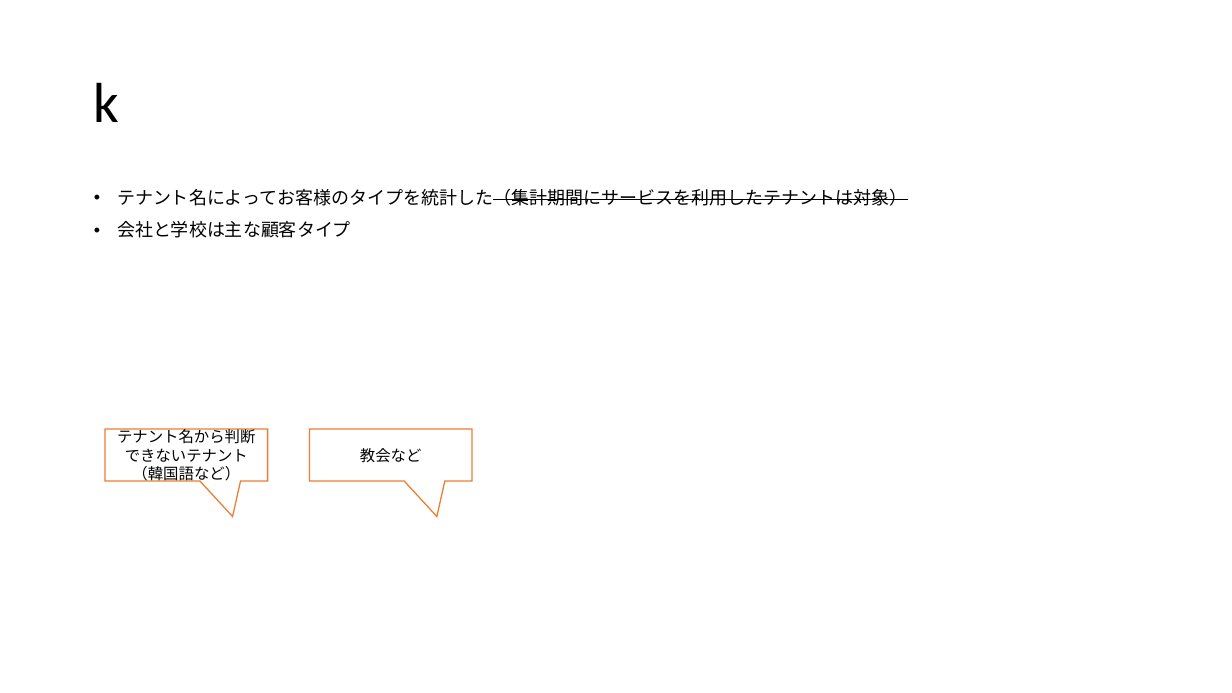
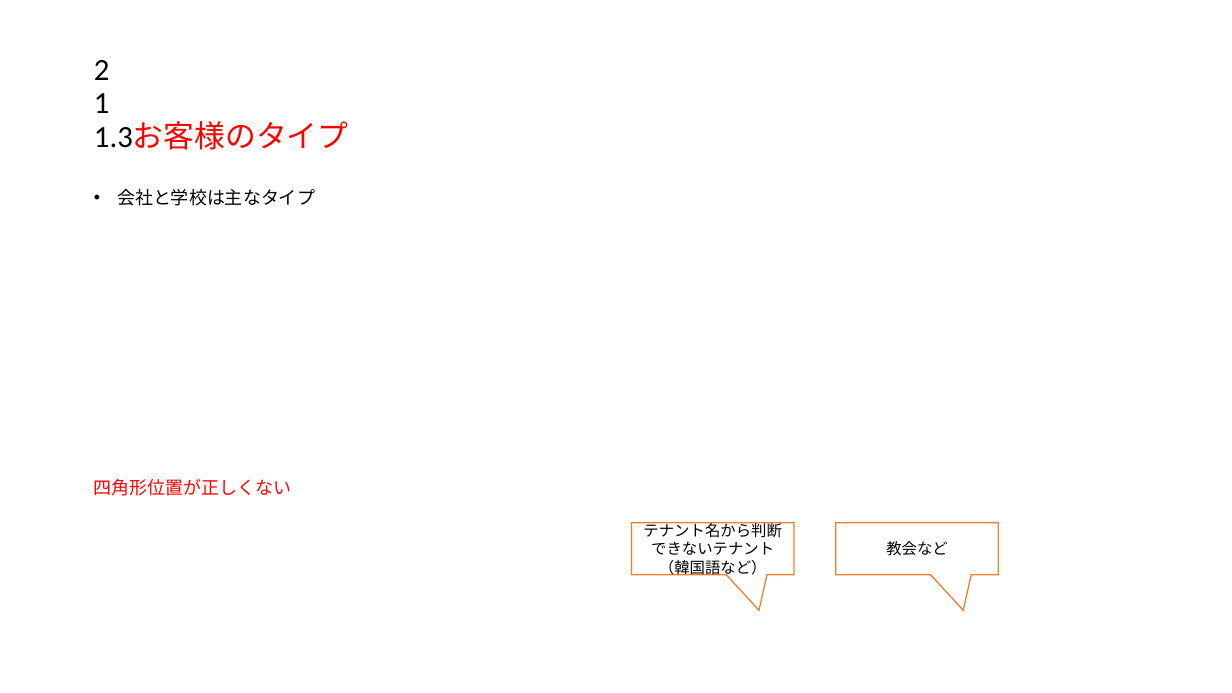
Before and after one commit to satiez/test, a slide deck: slide 6 of 報告.pptx (slide 4 before the commit). Drawn at 1232x693 pixels with LibreOffice and Linux fonts; fonts in the diff are those of the drawing. Boxes give left, top, right and bottom in pixels: in the first picture for what was removed or moved away, otherwise in the second. Text is boxed around its words. In the diff, an @@ line names an element or a change of style, - is before the commit and + after.

```diff
--- a/報告.pptx
+++ b/報告.pptx
@@ title at [94, 60, 349, 150]: text changed; size 44 to 24 pt; text colour #000000 to #FF0000 @@
-k
+2
+1
+1.3お客様のタイプ
@@ text at [94, 189, 315, 496]: text changed @@
-• テナント名によってお客様のタイプを統計した（集計期間にサービスを利用したテナントは対象）
-• 会社と学校は主な顧客タイプ
+• 会社と学校は主なタイプ
+四角形位置が正しくない
@@ speech box "テナント名から判断できないテナント（韓国語など）": place and size @@
-speech box "テナント名から判断できないテナント（韓国語など）" at [105, 429, 268, 481]
+speech box "テナント名から判断できないテナント（韓国語など）" at [631, 523, 794, 575]
@@ speech box "教会など": place and size @@
-speech box "教会など" at [310, 429, 472, 481]
+speech box "教会など" at [836, 523, 999, 575]
```
Also in this commit, not shown: 8 other slides changed, 3 slides added, 2 slides removed.
